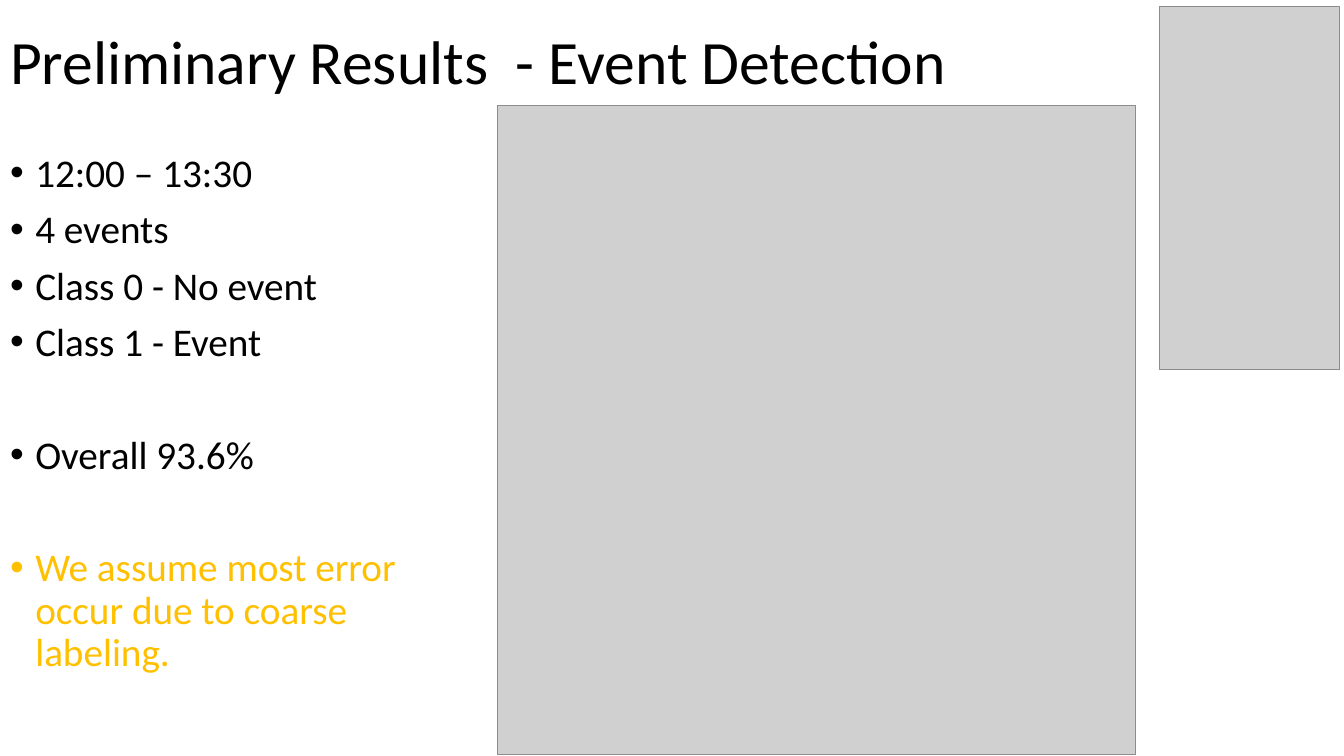
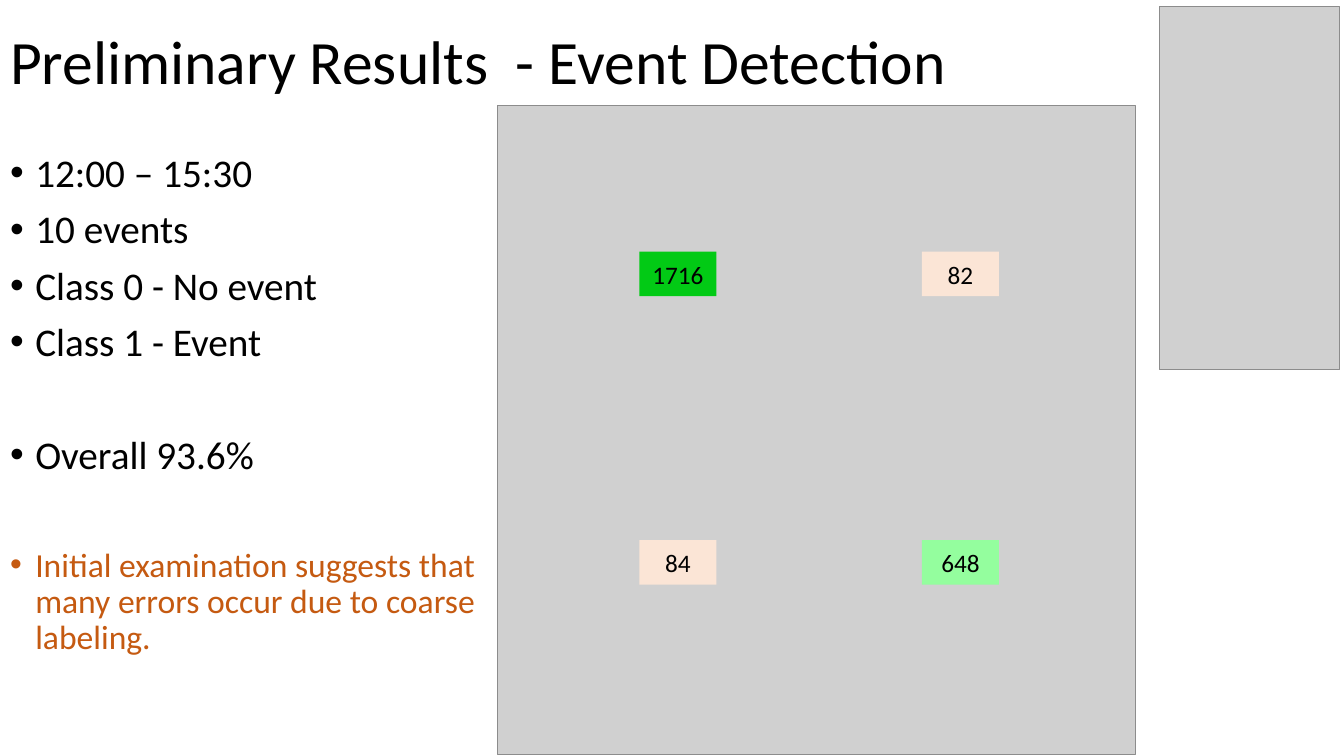
Before and after one commit to oryair/Tuktuk, a slide deck: slide 8 of MidPresentation.pptx. Drawn at 1344x756 pixels with LibreOffice and Linux fonts; fonts in the diff are those of the drawing; grey boxes stand for pictures. Boxes give left, top, right and bottom in pixels: in the first picture for what was removed or moved away, otherwise in the second. Text is boxed around its words. In the diff, an @@ line names an element or a change of style, - is before the commit and + after.

```diff
--- a/MidPresentation.pptx
+++ b/MidPresentation.pptx
@@ text at box(35, 161, 252, 244): text changed @@
-• 12:00 – 13:30
-• 4 events
+• 12:00 – 15:30
+• 10 events
@@ rectangle added at box(639, 252, 717, 296), fill #02CA15, 18 pt, text #000000 @@
+1716
@@ rectangle added at box(923, 252, 1000, 296), fill #FBE5D6, 18 pt, text #000000 @@
+82
@@ text at box(35, 553, 475, 655): text changed; size 28 to 24 pt; text colour #FFC000 to #C55A11 @@
-• We assume most error occur due to coarse labeling.
+• Initial examination suggests that many errors occur due to coarse labeling.
@@ rectangle added at box(639, 540, 717, 585), fill #FBE5D6, 18 pt, text #000000 @@
+84
@@ rectangle added at box(923, 540, 1000, 585), fill #94FE9E, 18 pt, text #000000 @@
+648
```
Also in this commit, not shown: 5 other slides changed.
